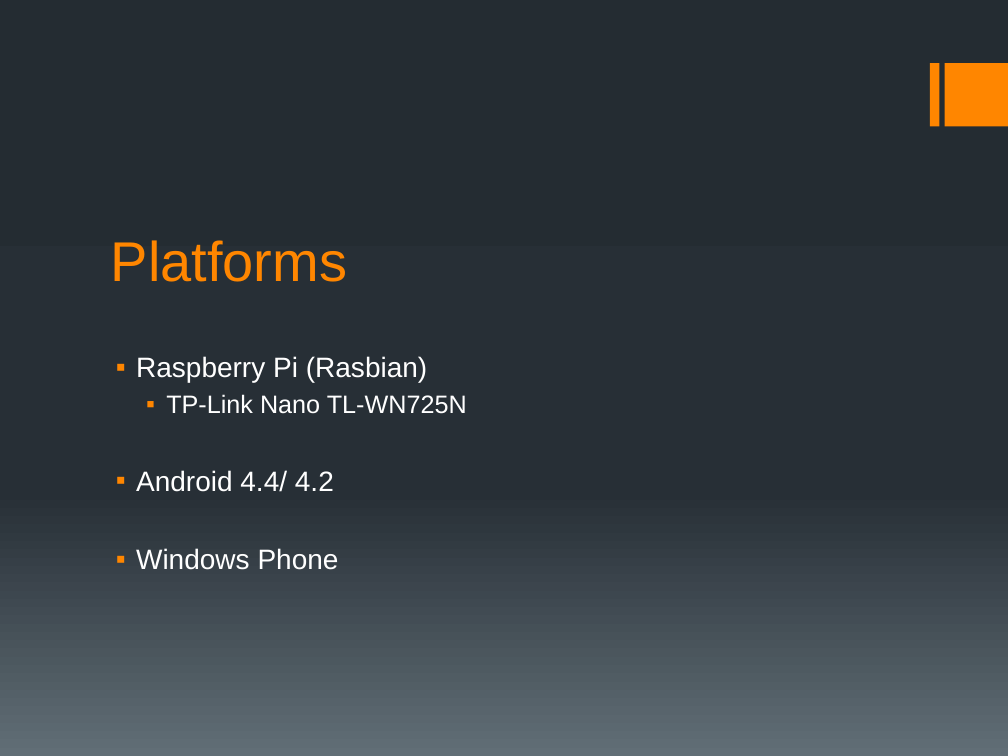
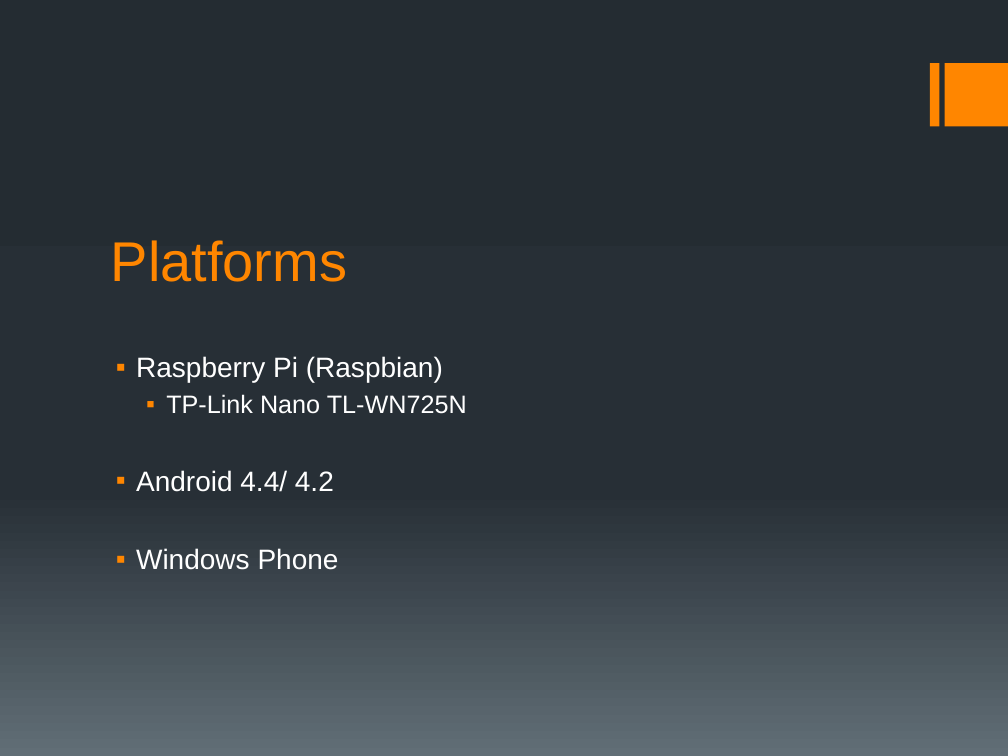
Before and after one commit to lightstalker89/MIT_SAD, a slide deck: slide 9 of 2nd_sem/daps/grill_murrent_lehner/DAPS.pptx. Drawn at 1008x756 pixels with LibreOffice and Linux fonts; fonts in the diff are those of the drawing. Boxes give left, top, right and bottom in pixels: in the first picture for what was removed or moved away, otherwise in the second. Text is boxed around its words. In the diff, an @@ line names an element or a change of style, - is before the commit and + after.

```diff
--- a/2nd_sem/daps/grill_murrent_lehner/DAPS.pptx
+++ b/2nd_sem/daps/grill_murrent_lehner/DAPS.pptx
@@ text at (136,356,443,382): text changed @@
-▪ Raspberry Pi (Rasbian)
+▪ Raspberry Pi (Raspbian)
```
Also in this commit, not shown: 3 other slides changed.
